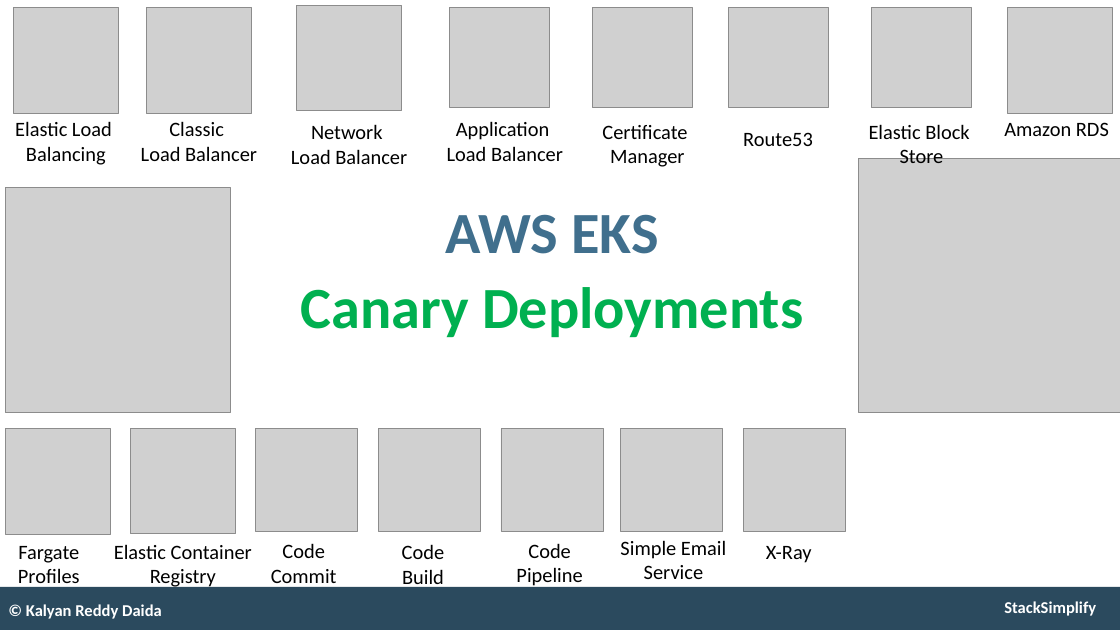
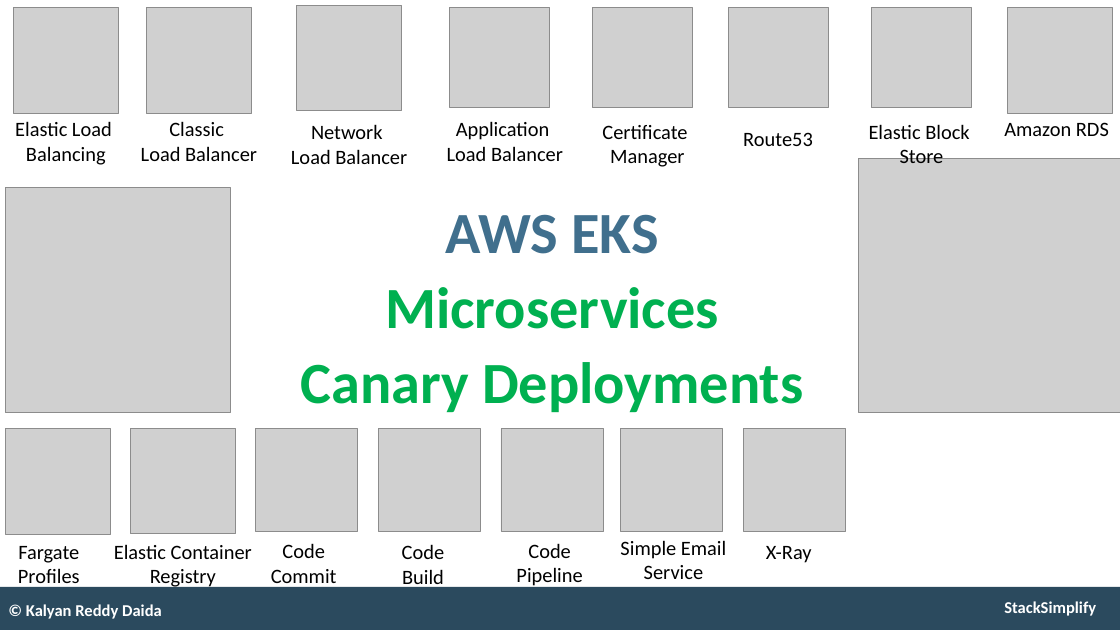
Before and after one commit to talvionyx/aws-eks-kubernetes-masterclass, a slide deck: slide 162 of presentation/AWS-Fargate-and-EKS-Masterclass.pptx (slide 159 before the commit). Drawn at 1120x630 pixels with LibreOffice and Linux fonts; fonts in the diff are those of the drawing; grey boxes stand for pictures. Boxes give left, top, right and bottom in pixels: in the first picture for what was removed or moved away, otherwise in the second. Text is boxed around its words. In the diff, an @@ line names an element or a change of style, - is before the commit and + after.

```diff
--- a/presentation/AWS-Fargate-and-EKS-Masterclass.pptx
+++ b/presentation/AWS-Fargate-and-EKS-Masterclass.pptx
@@ text at bbox=[385, 287, 719, 329]: paragraph added @@
+Microservices
```
Also in this commit, not shown: 6 other slides changed, 7 slides added, 1 slide removed, 1 other file.
